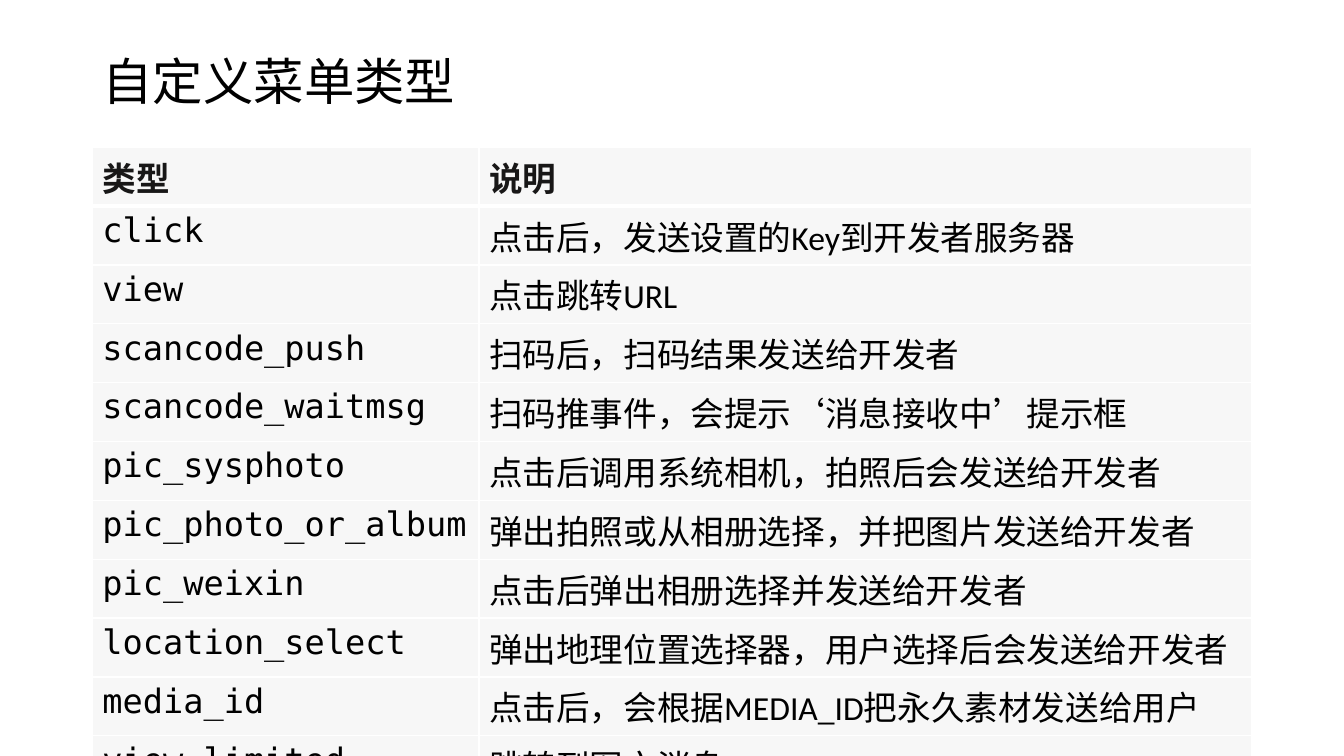
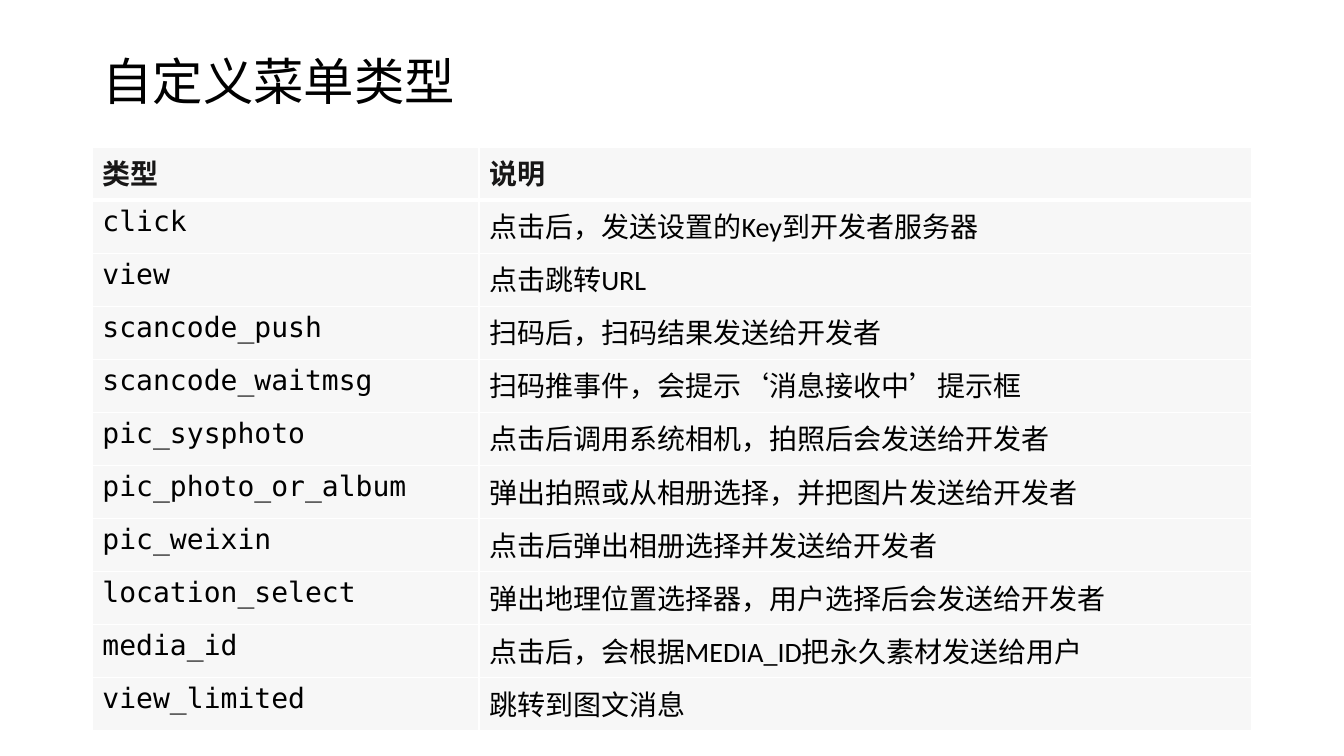
Before and after one commit to edu2act/course-wechat-and-miniprogram, a slide deck: slide 3 of ch05/自定义菜单.pptx. Drawn at 1344x756 pixels with LibreOffice and Linux fonts; fonts in the diff are those of the drawing. Boxes give left, top, right and bottom in pixels: in the first picture for what was removed or moved away, otherwise in the second. Text is boxed around its words. In the diff, an @@ line names an element or a change of style, - is before the commit and + after.

```diff
--- a/ch05/自定义菜单.pptx
+++ b/ch05/自定义菜单.pptx
@@ table at (93, 147, 1252, 730) @@
@@ size 24 to 20 pt @@
@@ borders changed @@
```
Also in this commit, not shown: 3 other slides changed, 4 other files.
